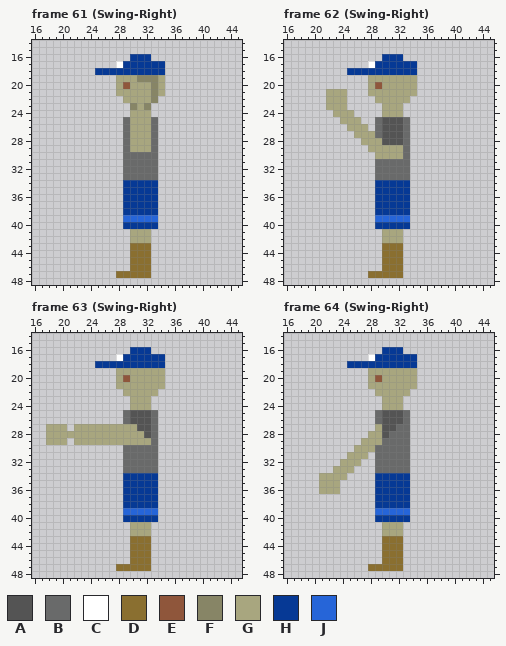
Two states of a pixel-art file, characters.aseprite. That is the earlier state.
64x64 pixels, 74 frames. Shown: frame 61 (Swing-Right): x 16..45, y 14..48; frame 62 (Swing-Right): x 16..45, y 14..48; frame 63 (Swing-Right): x 16..45, y 14..48; frame 64 (Swing-Right): x 16..45, y 14..48. The commit also changed other frames, which this record leaves out.
Visible layers, top first: "player/player_head", "player/player_arms", "player/player_torso", "player/player_legs".
Palette (. is transparent): A #545454  B #696a6a  C #ffffff  D #8a6f30  E #8f563b  F #878566  G #a8a67f  H #063995  J #2665d8
Pixels before, frame 61 (Swing-Right), first column x 25:
16 .....HHH..
17 ...CHHHHHH
18 HHHHHHHHHH
19 ...GGGFFFG
20 ...GEGGGFG
21 ...GGGGGFG
22 ....GGGGF.
23 .....FGF..
24 .....GGG..
25 ....BGGGB.
26 ....BGGGB.
27 ....BGGGB.
28 ....BGGGB.
29 ....BGGGB.
30 ....BBBBB.
31 ....BBBBB.
32 ....BBBBB.
33 ....BBBBB.
34 ....HHHHH.
35 ....HHHHH.
36 ....HHHHH.
37 ....HHHHH.
38 ....HHHHH.
39 ....JJJJJ.
40 ....HHHHH.
41 .....GGG..
42 .....GGG..
43 .....DDD..
44 .....DDD..
45 .....DDD..
46 .....DDD..
47 ...DDDDD..
Pixels before, frame 62 (Swing-Right), first column x 22:
16 ........HHH..
17 ......CHHHHHH
18 ...HHHHHHHHHH
19 ......GGGGGGG
20 ......GEGGGGG
21 GGG...GGGGGGG
22 GGG....GGGGG.
23 GGG.....GGG..
24 .GGG....GGG..
25 ..GGG..BAAAB.
26 ...GGG.BAAAB.
27 ....GGGBAAAB.
28 .....GGGAAAB.
29 ......GGGGGB.
30 .......GGGGB.
31 .......BBBBB.
32 .......BBBBB.
33 .......BBBBB.
34 .......HHHHH.
35 .......HHHHH.
36 .......HHHHH.
37 .......HHHHH.
38 .......HHHHH.
39 .......JJJJJ.
40 .......HHHHH.
41 ........GGG..
42 ........GGG..
43 ........DDD..
44 ........DDD..
45 ........DDD..
46 ........DDD..
47 ......DDDDD..
Pixels before, frame 63 (Swing-Right), first column x 18:
16 ............HHH..
17 ..........CHHHHHH
18 .......HHHHHHHHHH
19 ..........GGGGGGG
20 ..........GEGGGGG
21 ..........GGGGGGG
22 ...........GGGGG.
23 ............GGG..
24 ............GGG..
25 ...........BAAAB.
26 ...........BAAAB.
27 GGG.GGGGGGGGGAAB.
28 GGGGGGGGGGGGGGAB.
29 GGG.GGGGGGGGGGGB.
30 ...........BBBBB.
31 ...........BBBBB.
32 ...........BBBBB.
33 ...........BBBBB.
34 ...........HHHHH.
35 ...........HHHHH.
36 ...........HHHHH.
37 ...........HHHHH.
38 ...........HHHHH.
39 ...........JJJJJ.
40 ...........HHHHH.
41 ............GGG..
42 ............GGG..
43 ............DDD..
44 ............DDD..
45 ............DDD..
46 ............DDD..
47 ..........DDDDD..
Pixels before, frame 64 (Swing-Right), first column x 21:
16 .........HHH..
17 .......CHHHHHH
18 ....HHHHHHHHHH
19 .......GGGGGGG
20 .......GEGGGGG
21 .......GGGGGGG
22 ........GGGGG.
23 .........GGG..
24 .........GGG..
25 ........BAAAB.
26 ........BAAAB.
27 ........GAABB.
28 .......GGABBB.
29 ......GGGBBBB.
30 .....GGGBBBBB.
31 ....GGG.BBBBB.
32 ...GGG..BBBBB.
33 ..GGG...BBBBB.
34 GGGG....HHHHH.
35 GGG.....HHHHH.
36 GGG.....HHHHH.
37 ........HHHHH.
38 ........HHHHH.
39 ........JJJJJ.
40 ........HHHHH.
41 .........GGG..
42 .........GGG..
43 .........DDD..
44 .........DDD..
45 .........DDD..
46 .........DDD..
47 .......DDDDD..
Now the later version:
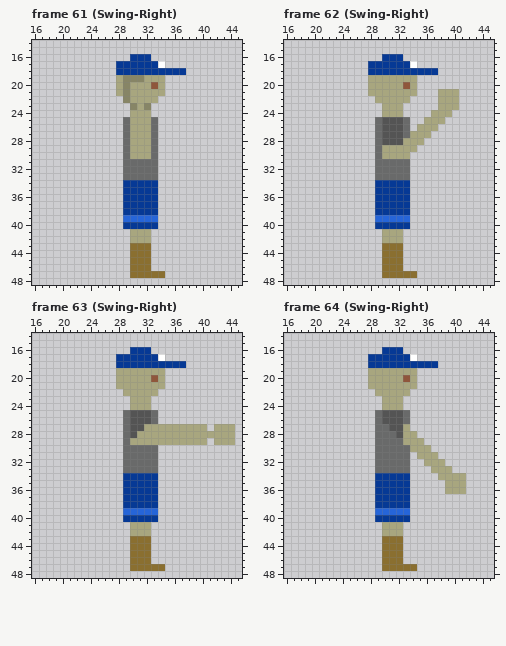
Commit: Re-imported the player to generate updated animations
Diff:
Frame 61 (Swing-Right), layers "player/player_head", "player/player_arms", "player/player_legs":
y 17: x 28 C -> H; x 34 H -> C
y 18: x 25..27 HHH -> ...; x 35..37 ... -> HHH
y 19: x 29..30 GG -> FF; x 32..33 FF -> GG
y 20: x 29 E -> F; x 33 F -> E
y 21..22: x 29 G -> F; x 33 F -> G
y 30: x 30..32 BBB -> GGG
y 47: x 28..29 DD -> ..; x 33..34 .. -> DD
Frame 62 (Swing-Right), layers "player/player_head", "player/player_arms", "player/player_legs":
y 17: x 28 C -> H; x 34 H -> C
y 18: x 25..27 HHH -> ...; x 35..37 ... -> HHH
y 20: x 29 E -> G; x 33 G -> E
y 21..23: x 22..24 GGG -> ...; x 38..40 ... -> GGG
y 24: x 23..25 GGG -> ...; x 37..39 ... -> GGG
y 25: x 24..26 GGG -> ...; x 36..38 ... -> GGG
y 26: x 25..27 GGG -> ...; x 35..37 ... -> GGG
y 27: x 26..28 GGG -> ...; x 34..36 ... -> GGG
y 28: x 27..29 GGG -> ..B; x 33..35 B.. -> GGG
y 29: x 28..29 GG -> .B; x 33..34 B. -> GG
y 30: x 29 G -> B; x 33 B -> G
y 47: x 28..29 DD -> ..; x 33..34 .. -> DD
Frame 63 (Swing-Right), layers "player/player_head", "player/player_arms", "player/player_legs":
y 17: x 28 C -> H; x 34 H -> C
y 18: x 25..27 HHH -> ...; x 35..37 ... -> HHH
y 20: x 29 E -> G; x 33 G -> E
y 27: x 18..20 GGG -> ...; x 22..30 GGGGGGGGG -> .......BA; x 32..40 AB....... -> GGGGGGGGG; x 42..44 ... -> GGG
y 28: x 18..30 GGGGGGGGGGGGG -> ...........BA; x 32..44 AB........... -> GGGGGGGGGGGGG
y 29: x 18..20 GGG -> ...; x 22..29 GGGGGGGG -> .......B; x 33..40 B....... -> GGGGGGGG; x 42..44 ... -> GGG
y 47: x 28..29 DD -> ..; x 33..34 .. -> DD
Frame 64 (Swing-Right), layers "player/player_head", "player/player_arms", "player/player_legs":
y 17: x 28 C -> H; x 34 H -> C
y 18: x 25..27 HHH -> ...; x 35..37 ... -> HHH
y 20: x 29 E -> G; x 33 G -> E
y 27: x 29..30 GA -> BB; x 32..33 BB -> AG
y 28: x 28..30 GGA -> .BB; x 32..34 BB. -> AGG
y 29: x 27..29 GGG -> ..B; x 33..35 B.. -> GGG
y 30: x 26..28 GGG -> ...; x 34..36 ... -> GGG
y 31: x 25..27 GGG -> ...; x 35..37 ... -> GGG
y 32: x 24..26 GGG -> ...; x 36..38 ... -> GGG
y 33: x 23..25 GGG -> ...; x 37..39 ... -> GGG
y 34: x 21..24 GGGG -> ....; x 38..41 .... -> GGGG
y 35..36: x 21..23 GGG -> ...; x 39..41 ... -> GGG
y 47: x 28..29 DD -> ..; x 33..34 .. -> DD
